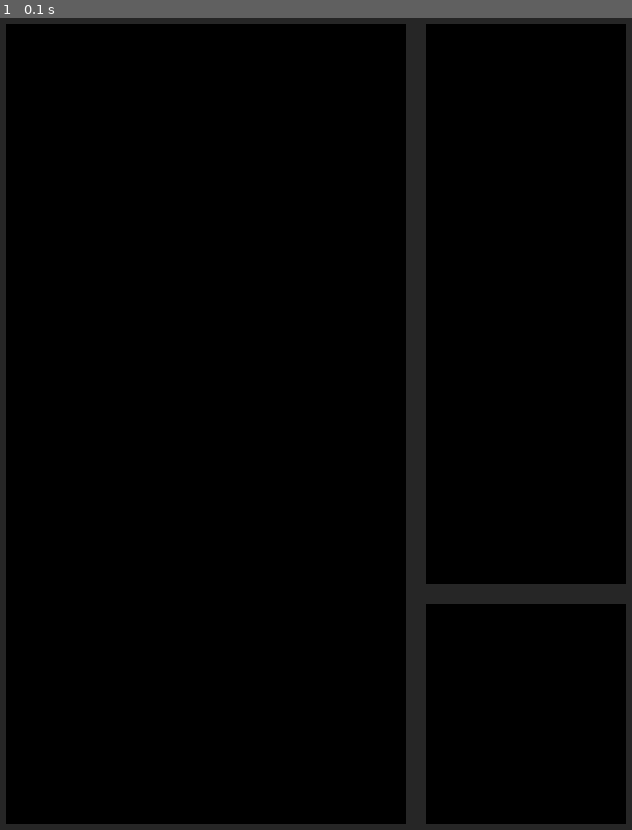
Above: before the commit, frame 1.
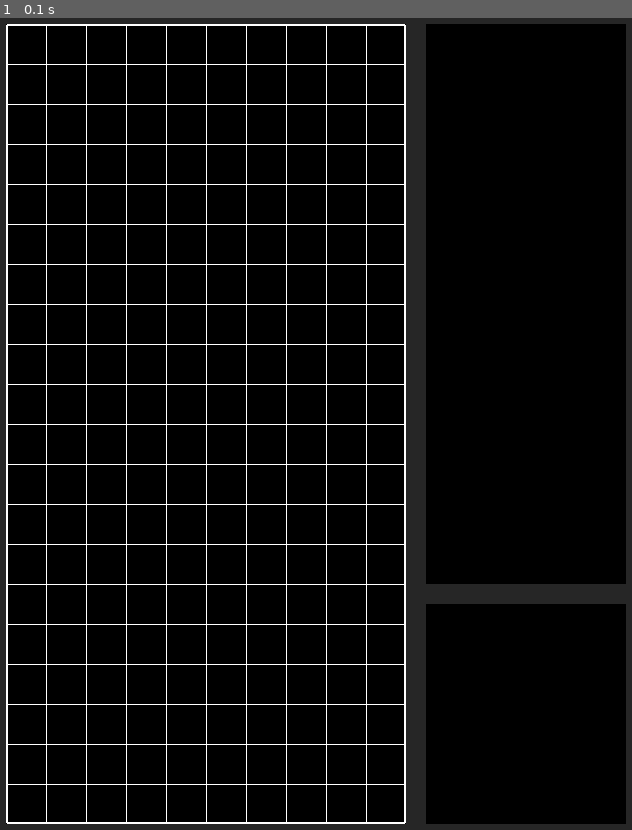
Above: after the commit, the same moment.

Repository: Whitebear0920/tetris_pygame
Game: pygame game, started from main.py
Two runs of this game, one before a commit and one after it. Both use one fixed random seed, a clock stepped at 60 frames per second and the inputs below.
Inputs:
- Up to frame 1 (0.1 s): no input

The runs differ from the first frame. In frame 1, 3.8% of the frame differs, in the area x 0-65%, y 0-100%.

Commit message:
#3完成

Diff:
--- a/game.py
+++ b/game.py
@@ -5,7 +5,22 @@
 
         #general setup
         self.surface = pygame.Surface((Game_Width, Game_Height)) #創建一個對象
+        print(self.surface)
         self.display_surface = pygame.display.get_surface() #取得當前視窗
+        print(self.display_surface)
+        self.rect = self.surface.get_rect(topleft = (Padding, Padding))
+        #lines
+        self.line_surface = self.surface.copy()
+
+
+    def draw_grid(self): #畫格子
+        for col in range(1,Columns):
+            x = col * Cell_Size
+            pygame.draw.line(self.surface, Line_Color, (x ,0), (x, self.surface.get_height()), 1) #(在哪裡, 顏色, 開始位置, 結束位置, 線條粗細)
+        for ro in range(1,Row):
+            y = ro * Cell_Size
+            pygame.draw.line(self.surface, Line_Color, (0, y), (self.surface.get_width(), y), 1)
 
     def run(self):
         self.display_surface.blit(self.surface, (Padding, Padding))
+        pygame.draw.rect(self.display_surface, Line_Color, self.rect, 2, 2)
--- a/main.py
+++ b/main.py
@@ -18,7 +18,6 @@
 
         #components
         self.game = Game()
-
         self.score  = Score()
         self.preview = Preview()
 
@@ -31,6 +30,7 @@
             #display
             self.Dispay_Surface.fill(Gray) #設定背景顏色
             self.game.run()
+            self.game.draw_grid()
             self.score.run()
             self.preview.run()
             #updatating the game
